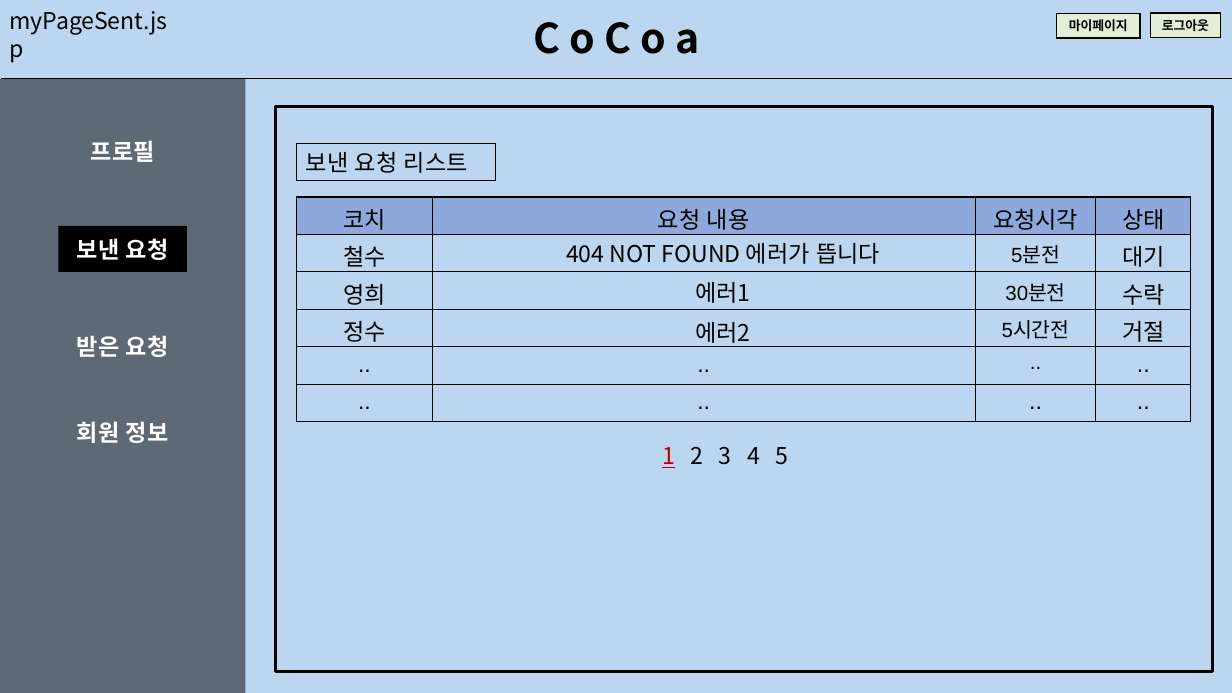
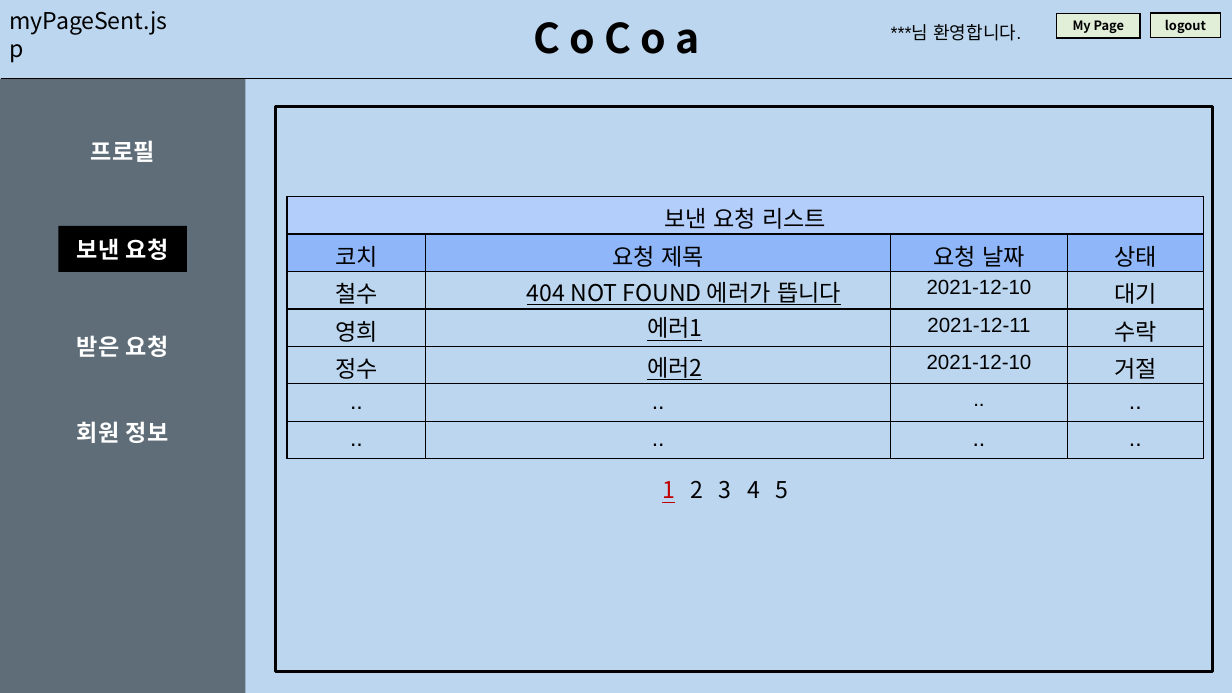
Before and after one commit to math-shpark/AI-Platform-Project-2021-CoCoa-, a slide deck: slide 17 of documents/UI.pptx (slide 12 before the commit). Drawn at 1232x693 pixels with LibreOffice and Linux fonts; fonts in the diff are those of the drawing. Boxes give left, top, right and bottom in pixels: in the first picture for what was removed or moved away, otherwise in the second. Text is boxed around its words. In the diff, an @@ line names an element or a change of style, - is before the commit and + after.

```diff
--- a/documents/UI.pptx
+++ b/documents/UI.pptx
@@ text added at (891, 24, 1021, 41), 14 pt, text #000000 @@
+***님 환영합니다.
@@ text in rectangle at (1073, 20, 1124, 33): text changed @@
-마이페이지
+My Page
@@ text in rectangle at (1165, 19, 1206, 33): text changed @@
-로그아웃
+logout
@@ rectangle removed at (297, 143, 495, 180) @@
-보낸 요청 리스트
@@ table at (287, 197, 1203, 459) @@
-row 1: 코치 | 요청 내용 | 요청시각 | 상태
-row 2: 철수 |  | 5분전 | 대기
-row 3: 영희 |  | 30분전 | 수락
-row 4: 정수 |  | 5시간전 | 거절
+row 1: 보낸 요청 리스트 |  |  | 
+row 2: 코치 | 요청 제목 | 요청 날짜 | 상태
+row 3: 철수 |  | 2021-12-10 | 대기
+row 4: 영희 |  | 2021-12-11 | 수락
+row 5: 정수 |  | 2021-12-10 | 거절
@@ table: place and size @@
-table at (297, 197, 1192, 421)
+table at (287, 197, 1203, 459)
@@ text "404 NOT FOUND 에러가 뜹니다": place and size @@
-text "404 NOT FOUND 에러가 뜹니다" at (566, 243, 880, 264)
+text "404 NOT FOUND 에러가 뜹니다" at (527, 282, 841, 305)
@@ text "에러1": place and size @@
-text "에러1" at (695, 282, 750, 303)
+text "에러1" at (647, 317, 702, 341)
@@ underline on in 3 elements at (527, 282, 841, 305), (647, 317, 702, 341), (647, 357, 702, 380) @@
@@ text "에러2": place and size @@
-text "에러2" at (695, 322, 750, 343)
+text "에러2" at (647, 357, 702, 380)
@@ text "1 2 3 4 5": place and size @@
-text "1 2 3 4 5" at (662, 446, 789, 468)
+text "1 2 3 4 5" at (662, 480, 789, 503)
```
Also in this commit, not shown: 19 other slides changed, 14 slides added, 9 slides removed, 7 other files.
